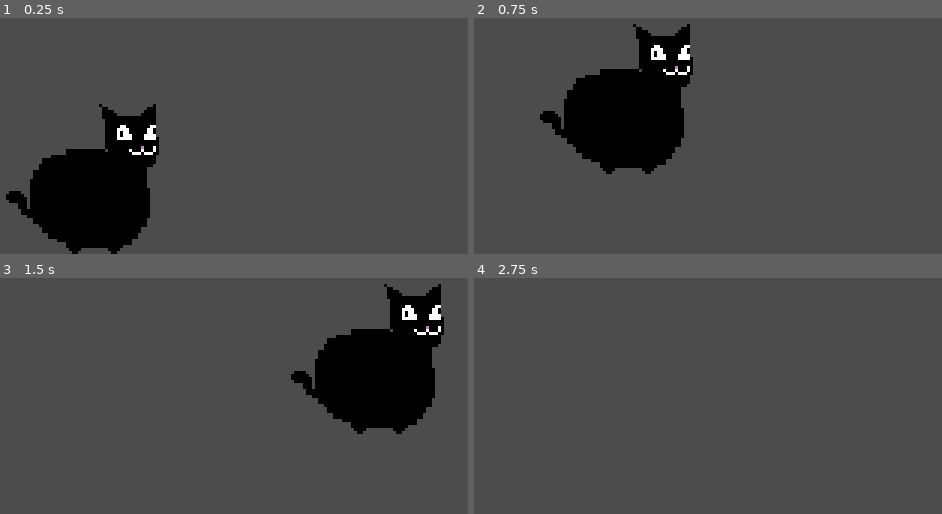
Above: before the commit, frames 1-4 (two rows, left to right).
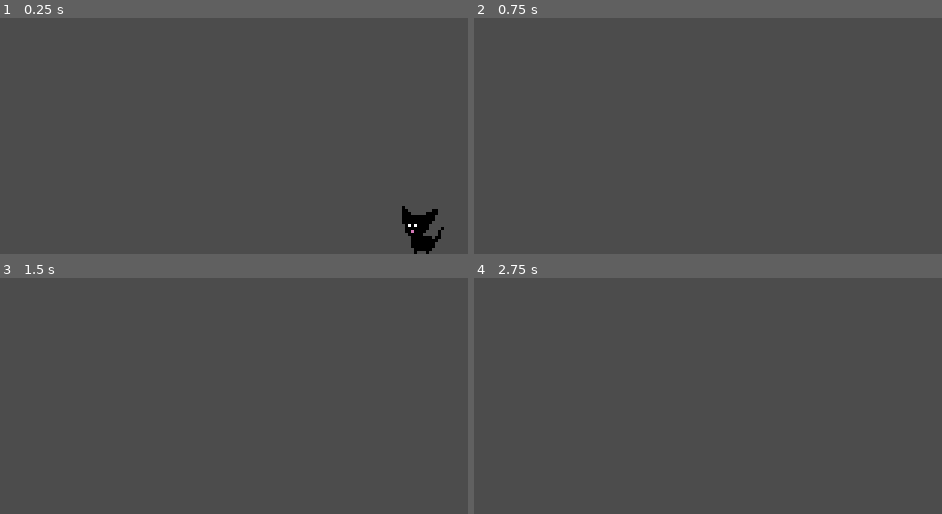
Above: after the commit, the same moments.

Repository: zcarter95/Chonk-Furrever
Game: Godot game, scene res://Overworld.tscn
Two runs of this game, one before a commit and one after it. Both use one fixed random seed, a clock stepped at 60 frames per second and the inputs below.
Inputs:
- Up to frame 1 (0.25 s): no input
- Up to frame 2 (0.75 s): tap Enter at 0.5 s; hold D (right) from 0.53 s (still down); tap Space (jump) at 0.6 s
- Up to frame 3 (1.5 s): keep holding D (right); tap Space (jump) at 0.77, 1.07, 1.35 s
- Up to frame 4 (2.75 s): tap Space (jump) at 1.52, 1.82, 2.1 s; release D (right) at 2.03 s; hold A (left) from 2.03 s (still down)

The runs differ from the first frame. In frame 1, 13% of the frame differs, in the area x 1-95%, y 36-100%; in frame 2, 12%; in frame 3, 12%; in frame 4, nothing differs.

Commit message:
Implemented Powerup system

Diff:
--- a/Overworld.tscn
+++ b/Overworld.tscn
@@ -1,6 +1,7 @@
-[gd_scene load_steps=3 format=2]
+[gd_scene load_steps=4 format=2]
 
 [ext_resource path="res://Player/Player.tscn" type="PackedScene" id=1]
+[ext_resource path="res://Powerups/Food/Food.tscn" type="PackedScene" id=2]
 
 [sub_resource type="RectangleShape2D" id=1]
 extents = Vector2( 120, 8 )
@@ -8,10 +9,19 @@
 [node name="Overworld" type="Node2D"]
 
 [node name="Player" parent="." instance=ExtResource( 1 )]
-position = Vector2( 112, 160 )
+position = Vector2( 224, 160 )
 
 [node name="StaticBody2D" type="StaticBody2D" parent="."]
 
 [node name="CollisionShape2D" type="CollisionShape2D" parent="StaticBody2D"]
 position = Vector2( 120, 168 )
 shape = SubResource( 1 )
+
+[node name="Food2" parent="." instance=ExtResource( 2 )]
+position = Vector2( 48, 144 )
+
+[node name="Food3" parent="." instance=ExtResource( 2 )]
+position = Vector2( 112, 144 )
+
+[node name="Food4" parent="." instance=ExtResource( 2 )]
+position = Vector2( 176, 144 )
--- a/Player/Player.gd
+++ b/Player/Player.gd
@@ -4,15 +4,51 @@
 
 const UP_DIRECTION = Vector2.UP
 
-onready var animatedSprite = $AnimatedSprite
+onready var cat1AnimatedSprite = $Cat1AnimatedSprite
+onready var cat2AnimatedSprite = $Cat2AnimatedSprite
+onready var cat3AnimatedSprite = $Cat3AnimatedSprite
+onready var cat4AnimatedSprite = $Cat4AnimatedSprite
 
-export var speed = 100.0
-export var jump_strength = 500.00
+onready var cat1CollisionShape = $Cat1CollisionShape2D
+onready var cat2CollisionShape = $Cat2CollisionShape2D
+onready var cat3CollisionShape = $Cat2CollisionShape2D
+onready var cat4CollisionShape = $Cat1CollisionShape2D
+
+export var cat1_speed = 130.0
+export var cat2_speed = 120.0
+export var cat3_speed = 110.0
+export var cat4_speed = 100.0
+export var cat1_jump_strength = 650.0
+export var cat2_jump_strength = 600.0
+export var cat3_jump_strength = 550.0
+export var cat4_jump_strength = 500.0
 export var gravity = 2000.0
 
+enum {CAT1, CAT2, CAT3, CAT4}
+
 var velocity = Vector2.ZERO
+var cat_state = CAT1
+var speed = 100.0
+var jump_strength = 500.00
+var food_consumed = 0
+
+func _ready():
+	cat1AnimatedSprite.visible = false
+	cat2AnimatedSprite.visible = false
+	cat3AnimatedSprite.visible = false
+	cat4AnimatedSprite.visible = false
+	cat1CollisionShape.disabled = true
+	cat2CollisionShape.disabled = true
+	cat3CollisionShape.disabled = true
+	cat4CollisionShape.disabled = true
+
+	cat_state()
 
 func _physics_process(delta):
+
+	cat_state()
+	level_up()
+
 	# Get Input
 	var horizontal_direction = (Input.get_action_strength("right") - Input.get_action_strength("left"))
 
@@ -37,7 +73,46 @@
 	velocity = move_and_slide(velocity, UP_DIRECTION)
 
 	# Flip Sprite
-	if velocity.x >= 0:
-		animatedSprite.flip_h = false
-	elif velocity.x <= 0:
-		animatedSprite.flip_h = true
+	if velocity.x > 0:
+		cat1AnimatedSprite.flip_h = false
+		cat2AnimatedSprite.flip_h = false
+		cat3AnimatedSprite.flip_h = false
+		cat4AnimatedSprite.flip_h = false
+	elif velocity.x < 0:
+		cat1AnimatedSprite.flip_h = true
+		cat2AnimatedSprite.flip_h = true
+		cat3AnimatedSprite.flip_h = true
+		cat4AnimatedSprite.flip_h = true
+
+func cat_state():
+	match cat_state:
+		CAT1:
+			cat1AnimatedSprite.visible = true
+			cat1CollisionShape.disabled = false
+			speed = cat1_speed
+			jump_strength = cat1_jump_strength
+		CAT2:
+			cat2AnimatedSprite.visible = true
+			cat2CollisionShape.disabled = false
+			speed = cat2_speed
+			jump_strength = cat2_jump_strength
+		CAT3:
+			cat3AnimatedSprite.visible = true
+			cat3CollisionShape.disabled = false
+			speed = cat3_speed
+			jump_strength = cat3_jump_strength
+		CAT4:
+			cat4AnimatedSprite.visible = true
+			cat4CollisionShape.disabled = false
+			speed = cat4_speed
+			jump_strength = cat4_jump_strength
+
+func level_up():
+	if food_consumed == 0:
+		cat_state = CAT1
+	if food_consumed == 1:
+		cat_state = CAT2
+	if food_consumed == 2:
+		cat_state = CAT3
+	if food_consumed == 3:
+		cat_state = CAT4
--- a/Player/Player.tscn
+++ b/Player/Player.tscn
@@ -6,42 +6,31 @@
 [ext_resource path="res://Sprites/PlayerCat3.png" type="Texture" id=4]
 [ext_resource path="res://Sprites/PlayerCat1.png" type="Texture" id=5]
 
-[sub_resource type="AtlasTexture" id=6]
-atlas = ExtResource( 4 )
-region = Rect2( 0, 0, 64, 64 )
-
-[sub_resource type="AtlasTexture" id=7]
-atlas = ExtResource( 3 )
-region = Rect2( 0, 0, 64, 64 )
-
 [sub_resource type="AtlasTexture" id=8]
 atlas = ExtResource( 5 )
 region = Rect2( 0, 0, 64, 64 )
 
-[sub_resource type="AtlasTexture" id=4]
+[sub_resource type="SpriteFrames" id=2]
+animations = [ {
+"frames": [ SubResource( 8 ) ],
+"loop": true,
+"name": "Idle",
+"speed": 5.0
+} ]
+
+[sub_resource type="CapsuleShape2D" id=9]
+radius = 6.0
+height = 2.0
+
+[sub_resource type="AtlasTexture" id=10]
 atlas = ExtResource( 1 )
 region = Rect2( 0, 0, 64, 64 )
 
-[sub_resource type="SpriteFrames" id=2]
+[sub_resource type="SpriteFrames" id=11]
 animations = [ {
-"frames": [ SubResource( 6 ) ],
+"frames": [ SubResource( 10 ) ],
 "loop": true,
-"name": "Cat3Idle",
-"speed": 5.0
-}, {
-"frames": [ SubResource( 7 ) ],
-"loop": true,
-"name": "Cat4Idle",
-"speed": 5.0
-}, {
-"frames": [ SubResource( 8 ) ],
-"loop": true,
-"name": "Cat1Idle",
-"speed": 5.0
-}, {
-"frames": [ SubResource( 4 ) ],
-"loop": true,
-"name": "Cat2Idle",
+"name": "Idle",
 "speed": 5.0
 } ]
 
@@ -49,17 +38,90 @@
 radius = 7.0
 height = 4.0
 
+[sub_resource type="AtlasTexture" id=12]
+atlas = ExtResource( 4 )
+region = Rect2( 0, 0, 64, 64 )
+
+[sub_resource type="SpriteFrames" id=13]
+animations = [ {
+"frames": [ SubResource( 12 ) ],
+"loop": true,
+"name": "Idle",
+"speed": 5.0
+} ]
+
+[sub_resource type="CapsuleShape2D" id=14]
+radius = 13.0
+height = 8.0
+
+[sub_resource type="AtlasTexture" id=15]
+atlas = ExtResource( 3 )
+region = Rect2( 0, 0, 64, 64 )
+
+[sub_resource type="SpriteFrames" id=16]
+animations = [ {
+"frames": [ SubResource( 15 ) ],
+"loop": true,
+"name": "Idle",
+"speed": 5.0
+} ]
+
+[sub_resource type="CapsuleShape2D" id=17]
+radius = 17.0
+height = 10.0
+
 [node name="Player" type="KinematicBody2D"]
 script = ExtResource( 2 )
 
-[node name="AnimatedSprite" type="AnimatedSprite" parent="."]
+[node name="Cat1AnimatedSprite" type="AnimatedSprite" parent="."]
 position = Vector2( 0, -32 )
 frames = SubResource( 2 )
-animation = "Cat4Idle"
+animation = "Idle"
+flip_h = true
 
-[node name="CollisionShape2D" type="CollisionShape2D" parent="."]
+[node name="Cat1CollisionShape2D" type="CollisionShape2D" parent="."]
+visible = false
+position = Vector2( 0, -6 )
+rotation = 1.5708
+shape = SubResource( 9 )
+
+[node name="Cat2AnimatedSprite" type="AnimatedSprite" parent="."]
+visible = false
+position = Vector2( 0, -32 )
+frames = SubResource( 11 )
+animation = "Idle"
+
+[node name="Cat2CollisionShape2D" type="CollisionShape2D" parent="."]
+visible = false
 position = Vector2( 1, -7 )
 rotation = 1.5708
 shape = SubResource( 5 )
+disabled = true
+
+[node name="Cat3AnimatedSprite" type="AnimatedSprite" parent="."]
+visible = false
+position = Vector2( -2, -32 )
+frames = SubResource( 13 )
+animation = "Idle"
+
+[node name="Cat3CollisionShape2D" type="CollisionShape2D" parent="."]
+visible = false
+position = Vector2( 0, -13 )
+rotation = 1.5708
+shape = SubResource( 14 )
+
+[node name="Cat4AnimatedSprite" type="AnimatedSprite" parent="."]
+visible = false
+position = Vector2( -3, -32 )
+frames = SubResource( 16 )
+animation = "Idle"
+
+[node name="Cat4CollisionShape2D" type="CollisionShape2D" parent="."]
+visible = false
+position = Vector2( -1, -17 )
+rotation = 1.5708
+shape = SubResource( 17 )
 
 [node name="AnimationPlayer" type="AnimationPlayer" parent="."]
+
+[node name="Node2D" type="Node2D" parent="."]
--- /dev/null
+++ b/Powerups/Food/Food.gd
@@ -0,0 +1,6 @@
+extends Area2D
+
+func _on_Food_body_entered(body):
+	if body is Player:
+		body.food_consumed += 1
+		queue_free()
--- /dev/null
+++ b/Powerups/Food/Food.tscn
@@ -0,0 +1,14 @@
+[gd_scene load_steps=3 format=2]
+
+[ext_resource path="res://Powerups/Food/Food.gd" type="Script" id=1]
+
+[sub_resource type="CircleShape2D" id=1]
+radius = 5.0
+
+[node name="Food" type="Area2D"]
+script = ExtResource( 1 )
+
+[node name="CollisionShape2D" type="CollisionShape2D" parent="."]
+shape = SubResource( 1 )
+
+[connection signal="body_entered" from="." to="." method="_on_Food_body_entered"]
Not shown: 1 places in Player/Player.tscn that only renumber resources
